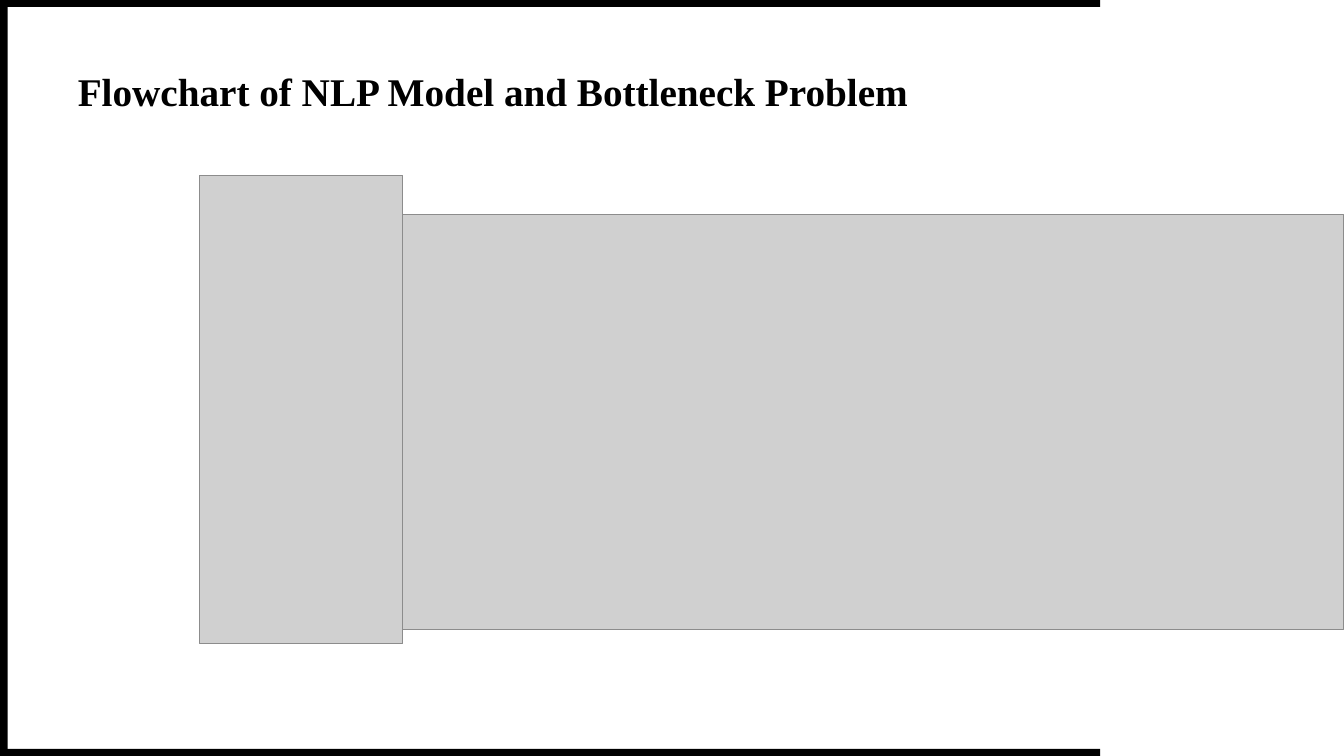
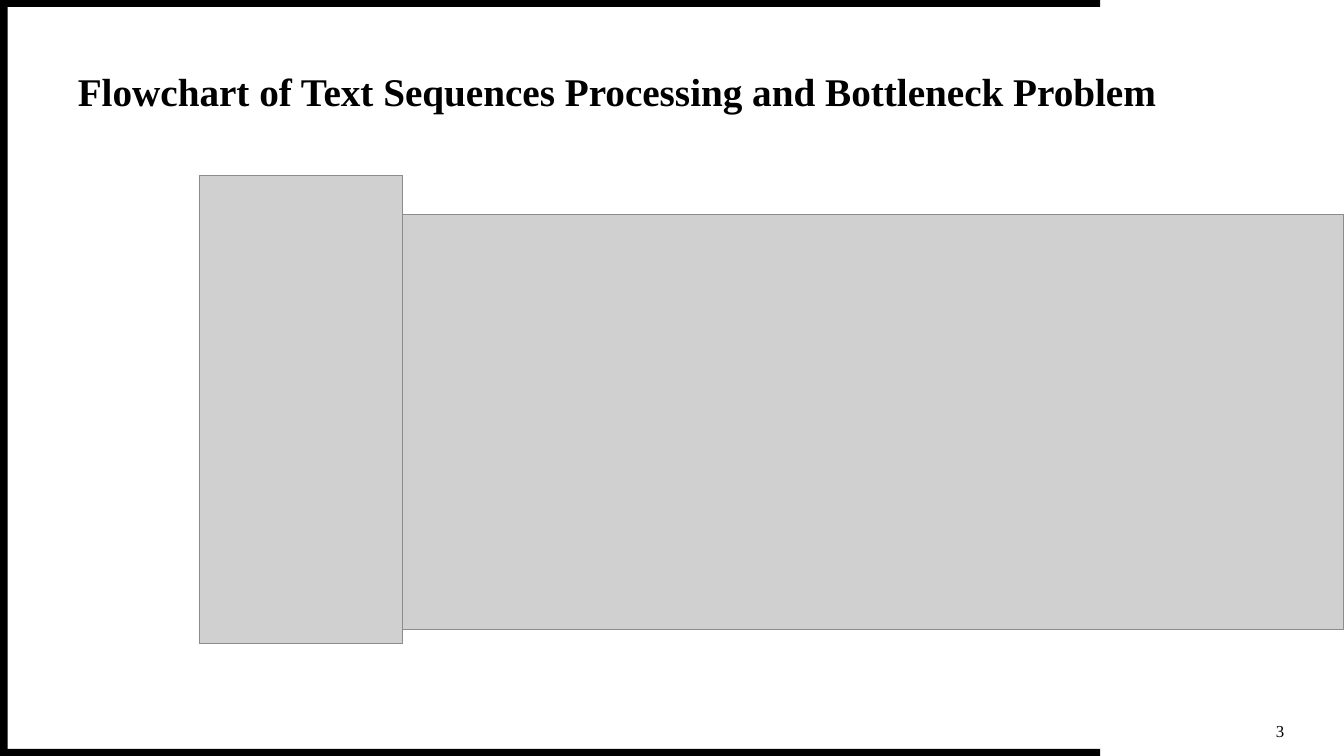
Before and after one commit to theQuert/inlpfun, a slide deck: slide 4 of Lab/REP.pptx. Drawn at 1344x756 pixels with LibreOffice and Linux fonts; fonts in the diff are those of the drawing; grey boxes stand for pictures. Boxes give left, top, right and bottom in pixels: in the first picture for what was removed or moved away, otherwise in the second. Text is boxed around its words. In the diff, an @@ line names an element or a change of style, - is before the commit and + after.

```diff
--- a/Lab/REP.pptx
+++ b/Lab/REP.pptx
@@ text at bbox=[78, 78, 1156, 114]: text changed @@
-Flowchart of NLP Model and Bottleneck Problem
+Flowchart of Text Sequences Processing and Bottleneck Problem
@@ text added at bbox=[1276, 726, 1284, 737], 12 pt, text #000000 @@
+3
```
Also in this commit, not shown: 16 other slides changed, 2 other files.
